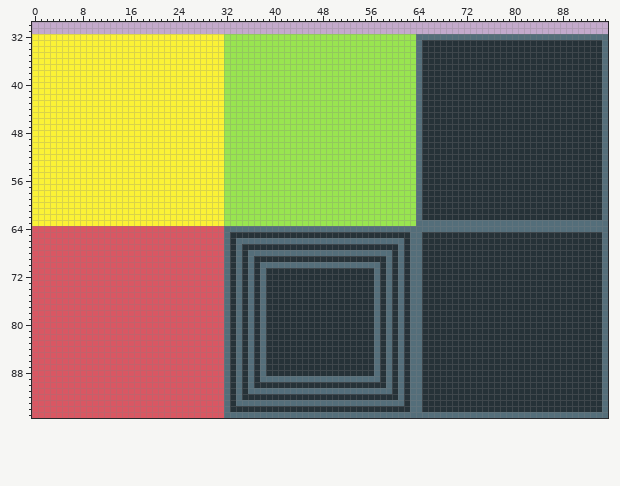
One commit to this pixel-art file: Assets/AnimationImporter-master/tiles/tile_plain.ase. This is how it looked before the edit.
96x96 pixels, 1 frame. Shown: x 0..95, y 30..95.
The result:
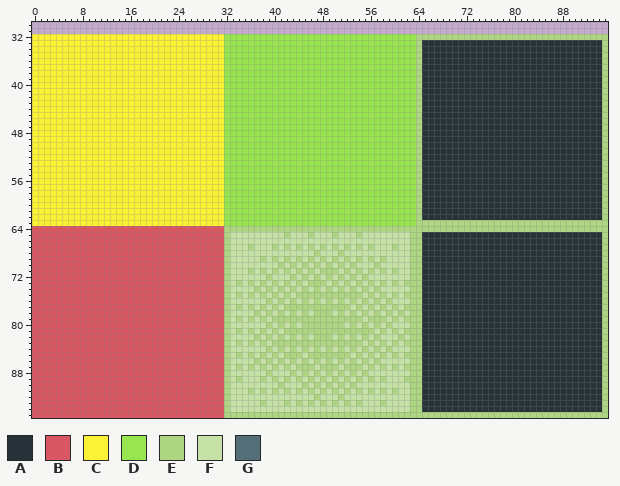
Palette (. is transparent): A #263238  B #d95763  C #fbf236  D #99e550  E #aed581  F #c5e1a5  G #546e7a
The edit:
Changed rows in their new state; - is an unchanged pixel.
first column x 32:
32 --------------------------------EEEEEEEEEEEEEEEEEEEEEEEEEEEEEEEE
33 --------------------------------E------------------------------E
34 --------------------------------E------------------------------E
35 --------------------------------E------------------------------E
36 --------------------------------E------------------------------E
37 --------------------------------E------------------------------E
38 --------------------------------E------------------------------E
39 --------------------------------E------------------------------E
40 --------------------------------E------------------------------E
41 --------------------------------E------------------------------E
42 --------------------------------E------------------------------E
43 --------------------------------E------------------------------E
44 --------------------------------E------------------------------E
45 --------------------------------E------------------------------E
46 --------------------------------E------------------------------E
47 --------------------------------E------------------------------E
48 --------------------------------E------------------------------E
49 --------------------------------E------------------------------E
50 --------------------------------E------------------------------E
51 --------------------------------E------------------------------E
52 --------------------------------E------------------------------E
53 --------------------------------E------------------------------E
54 --------------------------------E------------------------------E
55 --------------------------------E------------------------------E
56 --------------------------------E------------------------------E
57 --------------------------------E------------------------------E
58 --------------------------------E------------------------------E
59 --------------------------------E------------------------------E
60 --------------------------------E------------------------------E
61 --------------------------------E------------------------------E
62 --------------------------------E------------------------------E
63 --------------------------------EEEEEEEEEEEEEEEEEEEEEEEEEEEEEEEE
64 EEEEEEEEEEEEEEEEEEEEEEEEEEEEEEEEEEEEEEEEEEEEEEEEEEEEEEEEEEEEEEEE
65 EFFFFFFFFFEFFFEFFFEFFFEFFFFFFFFEE------------------------------E
66 EFFFFFFFFFFFFFFFFFFFFFFFFFFFFFFEE------------------------------E
67 EFFFEFFFEFEFEFEFEFEFEFEFEFFFEFFEE------------------------------E
68 EFFFFFFFFFFFFFFEFFFEFFFFFFFFFFFEE------------------------------E
69 EFFFFFEFEFEFEFEFEFEFEFEFEFEFFFFEE------------------------------E
70 EFFFFFFFFEFEFEFEFEFEFEFFFEFFFFFEE------------------------------E
71 EFFFEFEFEFEFEFEFEEEFEFEFEFEFEFFEE------------------------------E
72 EFFFFFFEFFFEFEFEFEFEFEFEFFFFFFFEE------------------------------E
73 EFEFEFEFEFEFEFEEEFEFEFEFEFEFEFEEE------------------------------E
74 EFFFFEFEFEFEFEFEFEFEFEFEFEFFFFFEE------------------------------E
75 EFEFEFEFEFEFEEEEEEEEEEEFEFEFEFEEE------------------------------E
76 EFFFFFFEFEFEFEFEFEFEFEFEFEFEFFFEE------------------------------E
77 EFEFEFEFEFEEEEEEEEEEEFEFEFEFEFEEE------------------------------E
78 EFFFFEFEFEFEFEFEEEFEFEFEFEFEFEFEE------------------------------E
79 EFEFEFEFEEEEEEEEEEEEEEEFEEEFEFEEE------------------------------E
80 EFFFFFFEFEFEFEEEEEEEFEFEFEFEFFFEE------------------------------E
81 EFEFEFEFEFEEEEEEEEEEEEEEEFEFEFEEE------------------------------E
82 EFFFFEFEFEFEFEFEEEFEFEFEFEFFFEFEE------------------------------E
83 EFEFEFEFEEEEEEEEEEEEEEEFEFEFEFEEE------------------------------E
84 EFFFFFFEFEFEFEFEFEFEFEFEFEFEFFFEE------------------------------E
85 EFEFEFEFEFEEEFEEEEEEEFEFEFEFEFEEE------------------------------E
86 EFFFFEFEFEFEFEFEFEFEFEFEFEFFFFFEE------------------------------E
87 EFEFEFEFEFEFEEEFEEEFEEEFEFEFEFEEE------------------------------E
88 EFFFFFFEFFFEFEFEFEFEFEFEFFFFFFFEE------------------------------E
89 EFEFFFEFEFEFEFEFEFEFEFEFEFEFFFEEE------------------------------E
90 EFFFFFFFFEFFFEFEFEFEFEFFFFFFFFFEE------------------------------E
91 EFFFEFEFEFEFEFEFEFEFEFEFEFEFEFFEE------------------------------E
92 EFFFFFFFFFFFFFFEFFFEFFFFFFFFFFFEE------------------------------E
93 EFFFFFEFFFEFEFEFEFEFEFEFFFEFFFFEE------------------------------E
94 EFFFFFFFFFFFFFFFFFFFFFFFFFFFFFFEE------------------------------E
95 EEEEEEEEEEEEEEEEEEEEEEEEEEEEEEEEEEEEEEEEEEEEEEEEEEEEEEEEEEEEEEEE
Where, in picture pixels (left, top, right, bottom), the same in both pictures:
changed: (224, 34, 608, 418)
